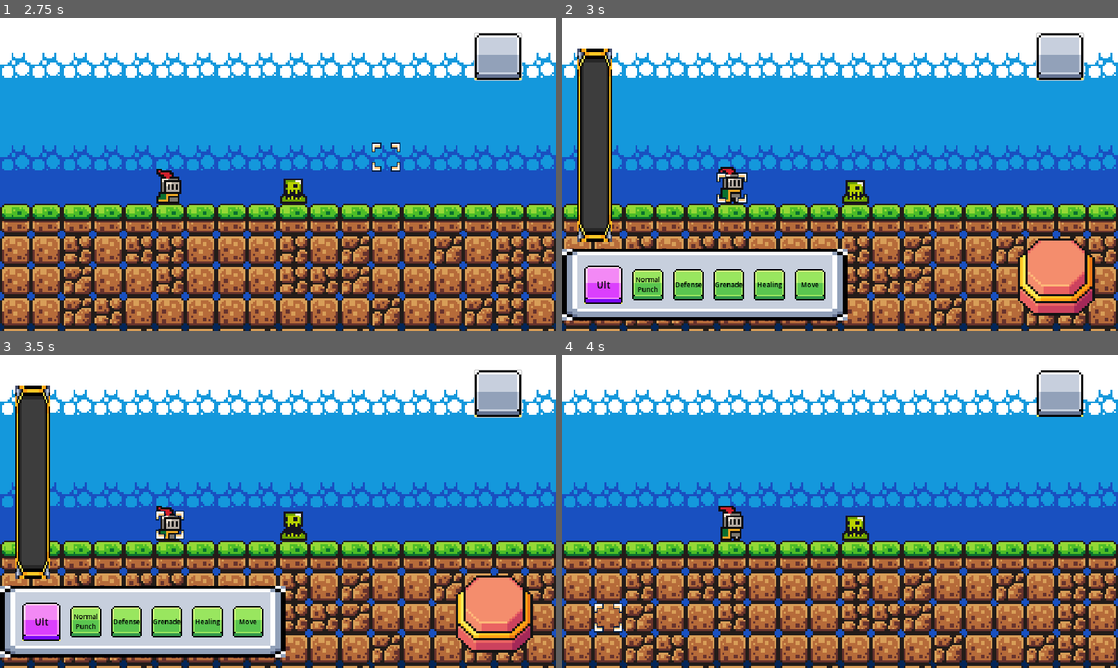
Above: before the commit, frames 1-4 (two rows, left to right).
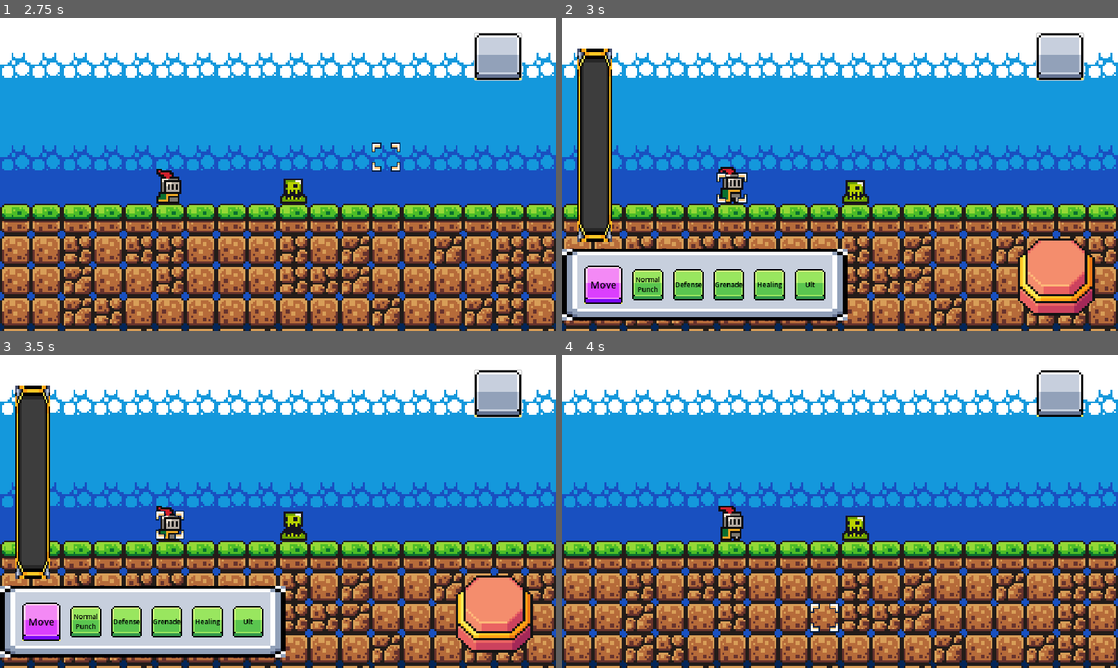
Above: after the commit, the same moments.

Repository: Chenredfish/WorldTrigger
Game: Godot game, scene res://main.tscn
The game is run twice, just before and just after one commit, with the same random seed, the same clock (stepped at 60 frames per second) and the same inputs. The engine's default icon, where the game draws it, is replaced by a stand-in: a white triangle on a blue panel in a dark square.
Inputs (mouse positions are in pixels of both pictures, inside the frame that each line leads up to):
- Up to frame 1 (2.75 s): click (278, 127) at 0.5 s; click (500, 55) at 1.25 s; move the mouse to (400, 158) at 2.02 s; click (400, 158) at 2.1 s
- Up to frame 2 (3 s): move the mouse to (728, 190) at 2.77 s; click (728, 190) at 2.85 s
- Up to frame 3 (3.5 s): no input
- Up to frame 4 (4 s): click "Ult" at 3.5 s

Frame 1 is identical in both runs. In frame 2, 0.1% of the frame differs, in the area x 5-47%, y 84-87%; in frame 3, 0.1%; in frame 4, 0.3%, in the area x 5-50%, y 79-89%.

Commit message:
uit按鈕和move按鈕交換

Diff:
--- a/src/UI/action_list.gd
+++ b/src/UI/action_list.gd
@@ -22,8 +22,9 @@
 		new_action.text = action.text
 		new_action.add_theme_font_size_override("font_size", 11)
 		new_action_container.add_child(new_action)
-		new_action.pressed.connect(func():
-			new_action_container.action_cancel()
-			actions_num -= 1
+		new_action.pressed.connect(
+			func():
+				new_action_container.action_cancel()
+				actions_num -= 1
 		)
 		actions_num += 1
--- a/src/UI/ready_fight_form.gd
+++ b/src/UI/ready_fight_form.gd
@@ -26,6 +26,7 @@
 
 func panel_add_skill(action : Button):
 
+
 	#選擇移動到的位置
 	hide_actor_skill()
 	is_choose_move_site = true
--- a/src/UI/skill_menu.gd
+++ b/src/UI/skill_menu.gd
@@ -1,7 +1,7 @@
 extends MarginContainer
 class_name skillmenu
 
-@onready var ult_button = %SkillContainer/MarginContainer/UltButton
+@onready var move_button = %SkillContainer/MarginContainer/MoveButton
 @onready var button_1 = %SkillContainer/MarginContainer2/Button1
 @onready var button_2 = %SkillContainer/MarginContainer3/Button2
 @onready var button_3 = %SkillContainer/MarginContainer4/Button3
@@ -11,15 +11,15 @@
 signal add_skill(action : Button)
 
 func _ready():
-	ult_button.pressed.connect(ult_skill_btn_pressed)
+	move_button.pressed.connect(move_btn_pressed)
 	button_1.pressed.connect(button1_skill_btn_pressed)
 	button_2.pressed.connect(button2_skill_btn_pressed)
 	button_3.pressed.connect(button3_skill_btn_pressed)
 	button_4.pressed.connect(button4_skill_btn_pressed)
 	button_5.pressed.connect(button5_skill_btn_pressed)
 
-func ult_skill_btn_pressed():
-	add_skill.emit(ult_button)
+func move_btn_pressed():
+	add_skill.emit(move_button)
 
 func button1_skill_btn_pressed():
 	add_skill.emit(button_1)
--- a/src/UI/skill_menu.tscn
+++ b/src/UI/skill_menu.tscn
@@ -69,12 +69,12 @@
 layout_mode = 2
 size_flags_vertical = 4
 
-[node name="UltButton" type="Button" parent="MarginContainer/SkillContainer/MarginContainer" groups=["Buttons"]]
+[node name="MoveButton" type="Button" parent="MarginContainer/SkillContainer/MarginContainer" groups=["Buttons"]]
 layout_mode = 2
 theme = SubResource("Theme_jdf10")
 theme_override_colors/font_color = Color(0.0214346, 0.0214346, 0.0214346, 1)
 theme_override_font_sizes/font_size = 20
-text = "Ult"
+text = "Move"
 
 [node name="MarginContainer2" type="MarginContainer" parent="MarginContainer/SkillContainer"]
 custom_minimum_size = Vector2(64, 64)
@@ -123,4 +123,4 @@
 
 [node name="Button5" type="Button" parent="MarginContainer/SkillContainer/MarginContainer6" groups=["Buttons"]]
 layout_mode = 2
-text = "Move"
+text = "Ult"
